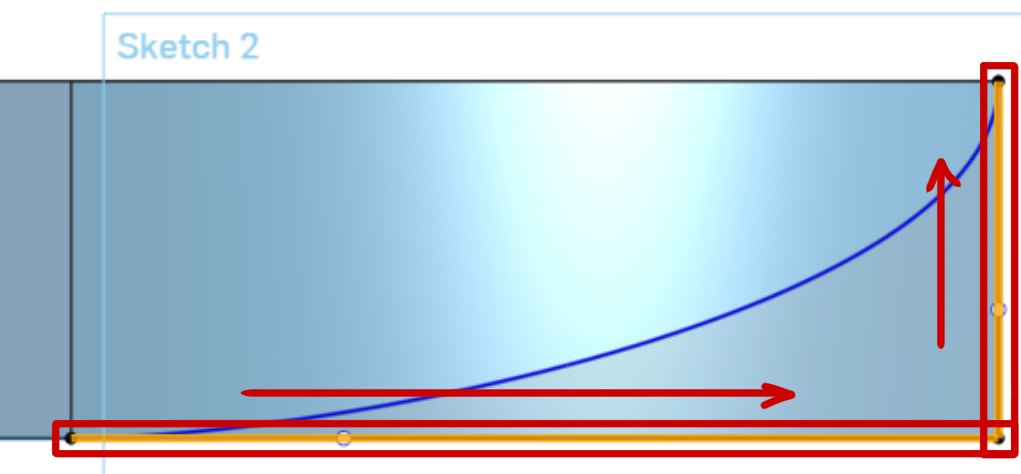
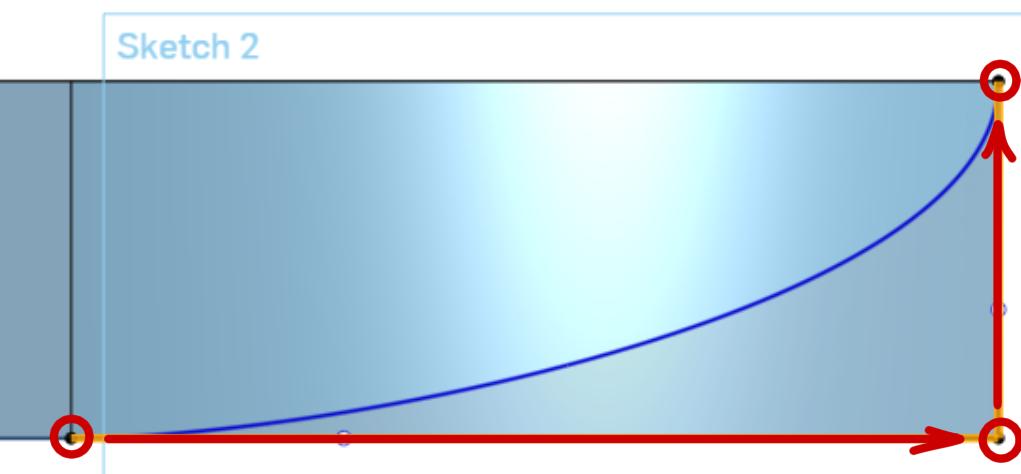
Revision of a layered 1021 × 474 image; what changed, layer by layer:
added layer "Paint Layer 2" above "Paint Layer 1" over (x1=49, y1=59, x2=1021, y2=464)
hid "Paint Layer 1" over (x1=49, y1=59, x2=1021, y2=464)
painted on "Background" over (x1=49, y1=59, x2=1021, y2=464)
